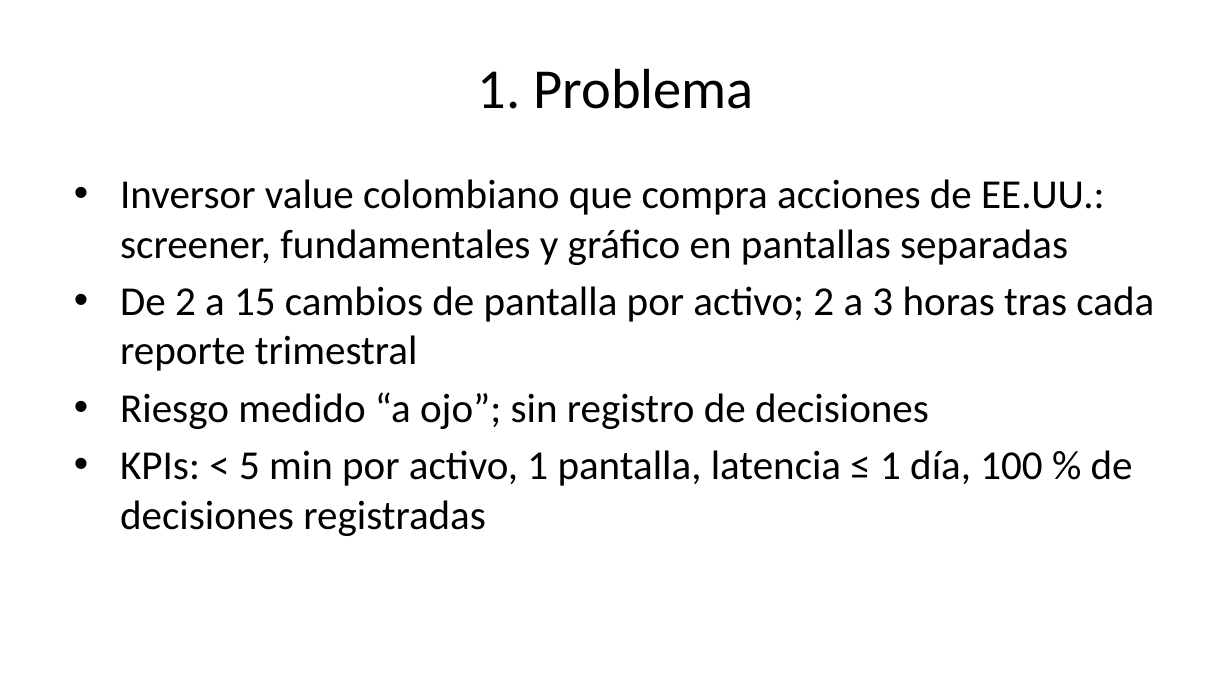
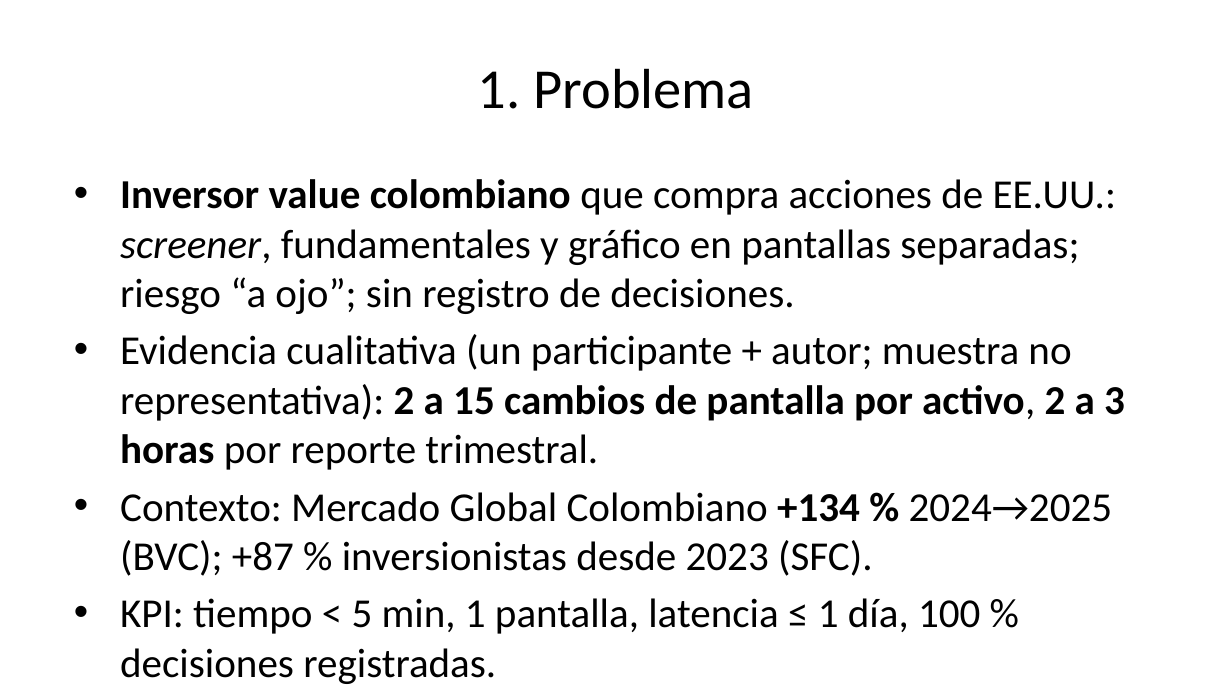
Before and after one commit to louis97/asistente-financiero, a slide deck: slide 2 of entregables/entrega_1/presentacion.pptx. Drawn at 1232x693 pixels with LibreOffice and Linux fonts; fonts in the diff are those of the drawing. Boxes give left, top, right and bottom in pixels: in the first picture for what was removed or moved away, otherwise in the second. Text is boxed around its words. In the diff, an @@ line names an element or a change of style, - is before the commit and + after.

```diff
--- a/entregables/entrega_1/presentacion.pptx
+++ b/entregables/entrega_1/presentacion.pptx
@@ text at (120, 179, 1125, 634): text changed @@
-• Inversor value colombiano que compra acciones de EE.UU.: screener, fundamentales y gráfico en pantallas separadas
-• De 2 a 15 cambios de pantalla por activo; 2 a 3 horas tras cada reporte trimestral
-• Riesgo medido “a ojo”; sin registro de decisiones
-• KPIs: < 5 min por activo, 1 pantalla, latencia ≤ 1 día, 100 % de decisiones registradas
+• Inversor value colombiano que compra acciones de EE.UU.: screener, fundamentales y gráfico en pantallas separadas; riesgo “a ojo”; sin registro de decisiones.
+• Evidencia cualitativa (un participante + autor; muestra no representativa): 2 a 15 cambios de pantalla por activo, 2 a 3 horas por reporte trimestral.
+• Contexto: Mercado Global Colombiano +134 % 2024→2025 (BVC); +87 % inversionistas desde 2023 (SFC).
+• KPI: tiempo < 5 min, 1 pantalla, latencia ≤ 1 día, 100 % decisiones registradas.
```
Also in this commit, not shown: 5 other slides changed, 8 slides added, 6 slides removed, 7 other files.
